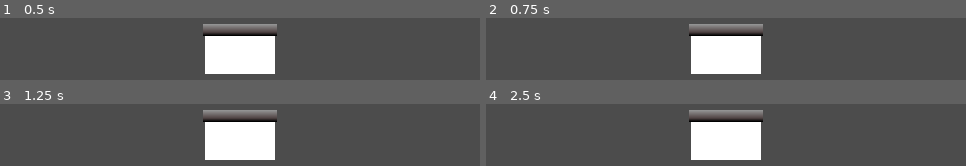
Above: before the commit, frames 1-4 (two rows, left to right).
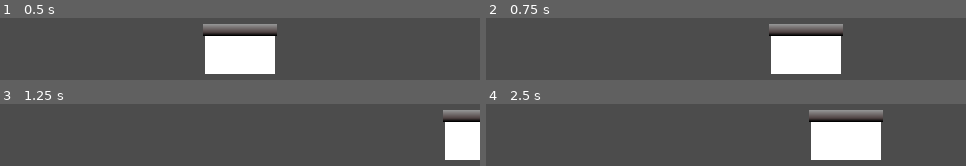
Above: after the commit, the same moments.

Repository: EricWRogers/MineJam
Game: Godot game, scene res://Scene/Main.tscn
The game is run twice, just before and just after one commit, with the same random seed, the same clock (stepped at 60 frames per second) and the same inputs.
Inputs:
- Up to frame 1 (0.5 s): no input
- Up to frame 2 (0.75 s): tap Enter at 0.5 s; hold Right (ui_right) from 0.53 s (still down)
- Up to frame 3 (1.25 s): keep holding Right (ui_right)
- Up to frame 4 (2.5 s): release Right (ui_right) at 1.28 s; hold Left (ui_left) 1.28-2.03 s; hold Right (ui_right) from 2.03 s (still down)

Frame 1 is identical in both runs. In frame 2, 22% of the frame differs, in the area x 42-75%, y 9-91%; in frame 3, 17%; in frame 4, 22%.

Commit message:
player movement

Diff:
--- a/Prefab/Cart.tscn
+++ b/Prefab/Cart.tscn
@@ -1,4 +1,6 @@
-[gd_scene load_steps=5 format=2]
+[gd_scene load_steps=6 format=2]
+
+[ext_resource path="res://scripts/Cart.gd" type="Script" id=1]
 
 [sub_resource type="RectangleShape2D" id=1]
 extents = Vector2( 37, 6 )
@@ -16,6 +18,7 @@
 
 [node name="Cart" type="Area2D"]
 position = Vector2( 0, -18.861 )
+script = ExtResource( 1 )
 
 [node name="CollisionShape2D" type="CollisionShape2D" parent="."]
 position = Vector2( 0, -25 )
--- a/scripts/Cart.gd
+++ b/scripts/Cart.gd
@@ -1,16 +1,21 @@
 extends Area2D
 
 
-# Declare member variables here. Examples:
-# var a = 2
-# var b = "text"
-
+export var speed = 400
+var screen_size
 
 # Called when the node enters the scene tree for the first time.
 func _ready():
-	pass # Replace with function body.
+	screen_size = get_viewport_rect().size
 
 
 # Called every frame. 'delta' is the elapsed time since the previous frame.
-#func _process(delta):
-#	pass
+func _process(delta):
+	var velocity = Vector2()
+	if Input.is_action_pressed("ui_right"):
+		velocity.x += 1
+	if Input.is_action_pressed("ui_left"):
+		velocity.x -= 1
+	position += (velocity * speed) * delta
+	position.x = clamp(position.x, 0, screen_size.x)
+	position.y = clamp(position.y, 0, screen_size.y)
